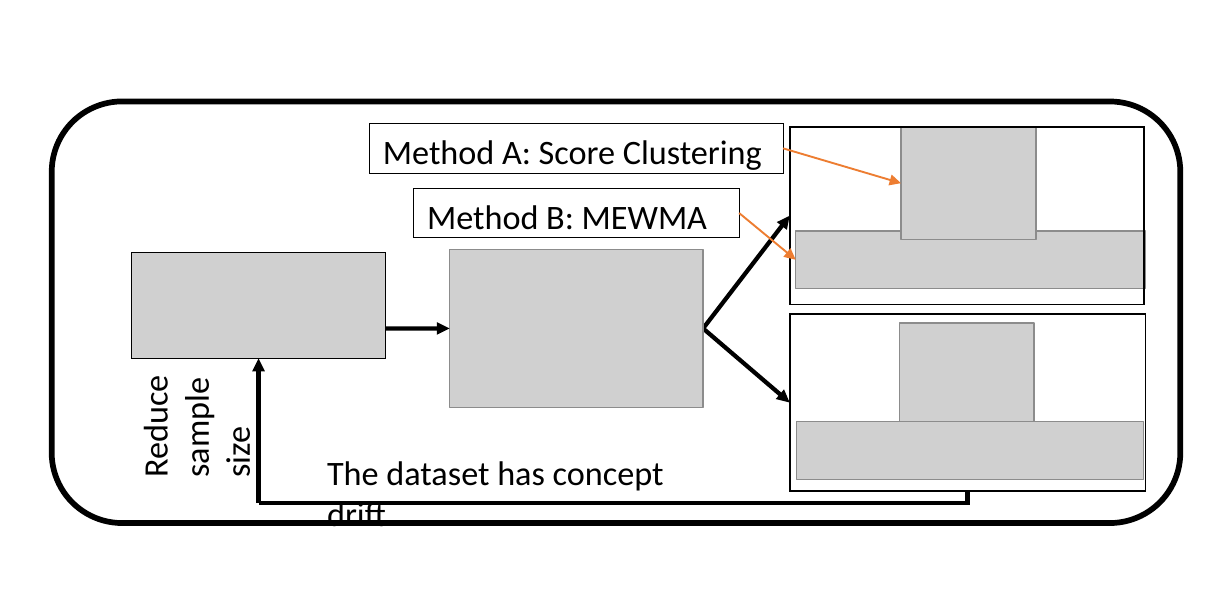
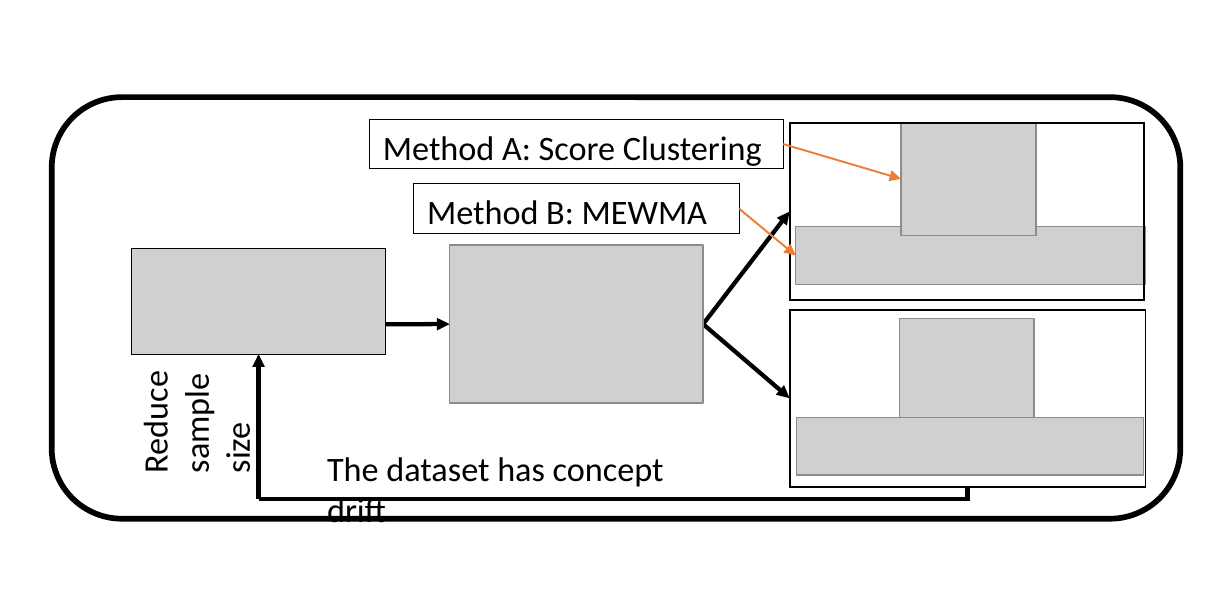
Before and after one commit to kgzhang0801/cd_paper, a slide deck: slide 1 of figures/v14/flow_chart/gen_fig_most_updated_1.pptx. Drawn at 1232x616 pixels with LibreOffice and Linux fonts; fonts in the diff are those of the drawing; grey boxes stand for pictures. Boxes give left, top, right and bottom in pixels: in the first picture for what was removed or moved away, otherwise in the second. Text is boxed around its words. In the diff, an @@ line names an element or a change of style, - is before the commit and + after.

```diff
--- a/figures/v14/flow_chart/gen_fig_most_updated_1.pptx
+++ b/figures/v14/flow_chart/gen_fig_most_updated_1.pptx
@@ 6 pictures, 6 arrows, 4 rectangles, 2 texts, 1 rounded rectangle, 1 elbow line: place and size @@
-6 pictures, 6 arrows, 4 rectangles, 2 texts, 1 rounded rectangle, 1 elbow line at [52, 101, 1180, 527]
+6 pictures, 6 arrows, 4 rectangles, 2 texts, 1 rounded rectangle, 1 elbow line at [52, 97, 1180, 523]
```
Also in this commit, not shown: 1 other slide changed, 3 other files.
